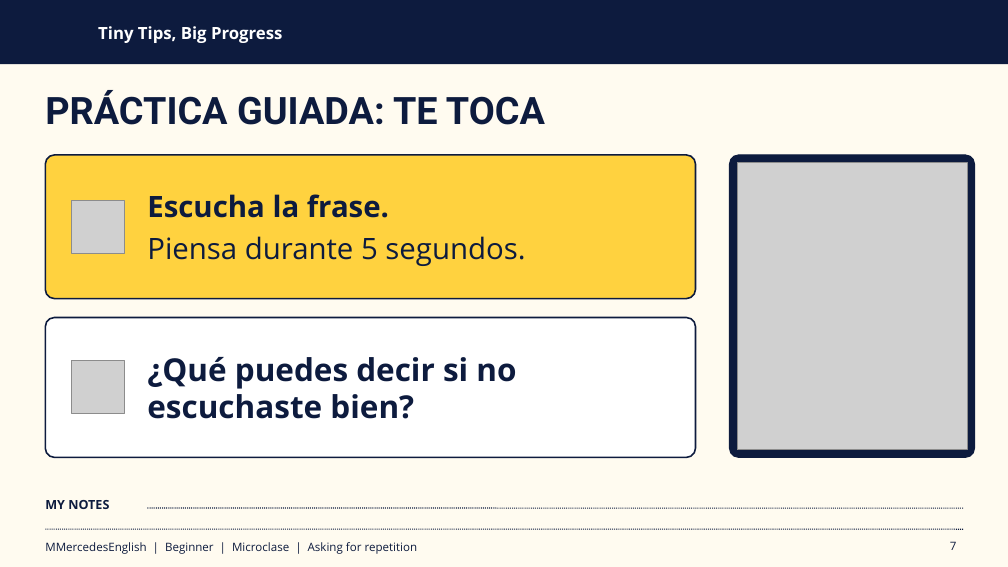
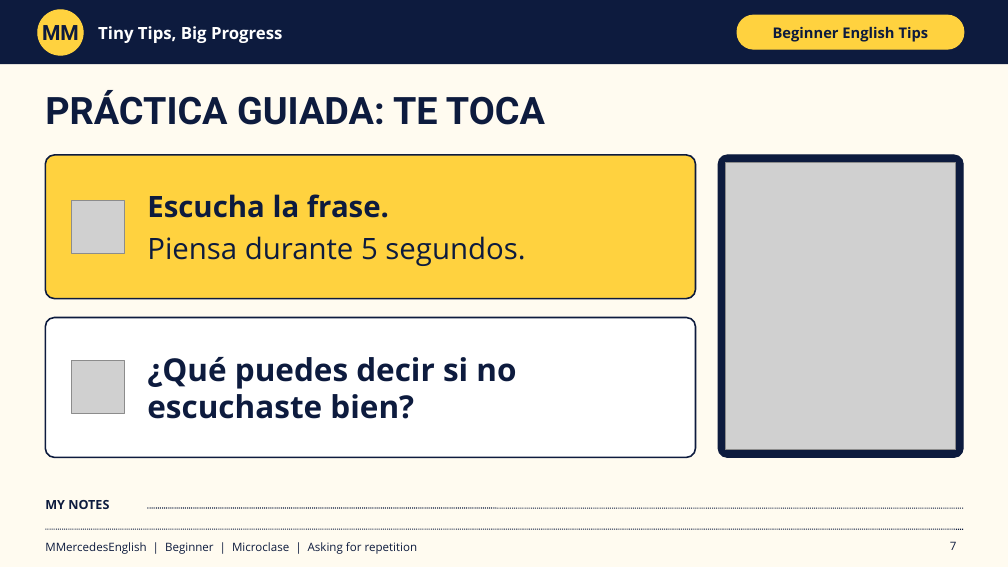
Before and after one commit to marraiz2024-lgtm/marraiz2024-lgtm.github.io, a slide deck: slide 7 of microclase-pedir-repetir.pptx. Drawn at 1008x567 pixels with LibreOffice and Linux fonts; fonts in the diff are those of the drawing; grey boxes stand for pictures. Boxes give left, top, right and bottom in pixels: in the first picture for what was removed or moved away, otherwise in the second. Text is boxed around its words. In the diff, an @@ line names an element or a change of style, - is before the commit and + after.

```diff
--- a/microclase-pedir-repetir.pptx
+++ b/microclase-pedir-repetir.pptx
@@ ellipse added at box(38, 10, 83, 55), fill #FFD23F, outline #FFD23F 1 pt @@
@@ text added at box(42, 25, 79, 40), 20 pt, text #0D1B3E, bold @@
+MM
@@ rounded rectangle added at box(737, 15, 964, 49), fill #FFD23F, outline #FFD23F 1 pt @@
@@ text added at box(773, 26, 929, 42), 14 pt, text #0D1B3E, bold @@
+Beginner English Tips
@@ rounded rectangle: place and size @@
-rounded rectangle at box(730, 155, 975, 457)
+rounded rectangle at box(718, 155, 963, 457)
@@ picture: place and size @@
-picture at box(737, 163, 967, 450)
+picture at box(726, 163, 956, 450)
```
Also in this commit, not shown: 10 other slides changed.
